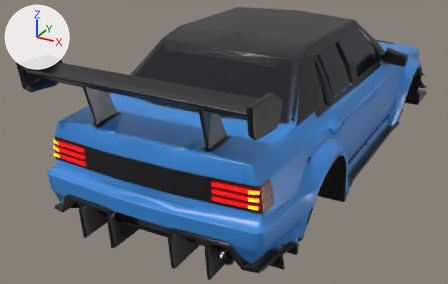
A saved change to the glTF model public/models/jdm.glb.
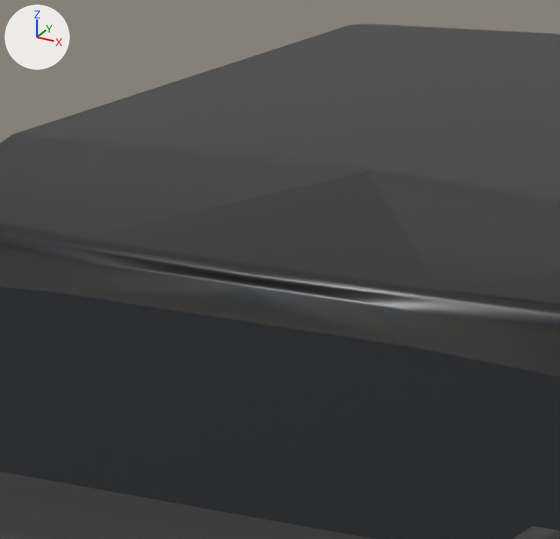
Each version appears first whole from a 50 mm lens placed at (2.076, -4.887, 1.84), pointed at (-0.326, -0.518, -0.344), and next in a close-up on the part from 40% to 61% of the width and 1% to 33% of the height. Lighting does not change. The marker at upper left points along +X, +Y and +Z. The older version's two pictures come first.

Objects in the first close-up: 'body'.
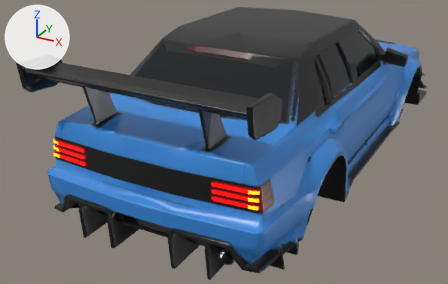
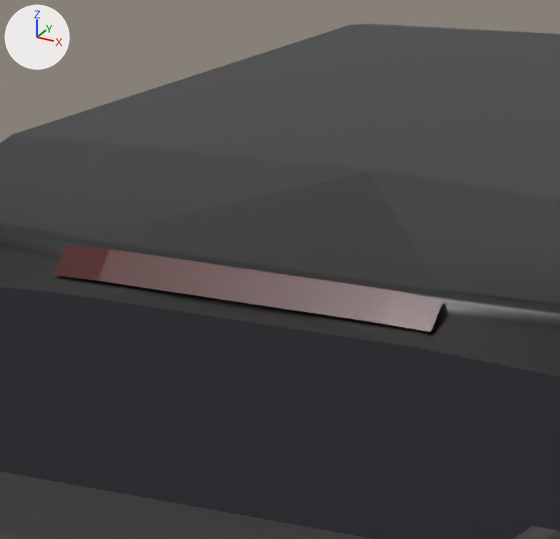
What differs and where, as boxes [x1, y1, x2, y2] in the close-ups (560 x 539 px):
'brake_C', added: after [53, 246, 443, 332]

Diff of the bpy script that builds the scene:
```diff
--- a/public/models/jdm.glb.py
+++ b/public/models/jdm.glb.py
@@ mat_lamp_brake @@
+mat_lamp_brake = principled_material('lamp_brake')
+mat_lamp_brake.base_color = (0.0685, 0.00182, 0.00182)  # dark red #4a0606
+mat_lamp_brake.roughness = 0.2
@@ me_brake_c @@
+me_brake_c.from_pydata([(-0.259, -1.17, 0.682), (-0.194, -1.172, 0.687), (-0.129, -1.172, 0.687), (-0.065, -1.172, 0.687), (0.0, -1.172, 0.687), (0.065, -1.172, 0.687), (0.129, -1.172, 0.687), (0.194, -1.172, 0.687), (0.259, -1.17, 0.682), (-0.259, -1.201, 0.653), (-0.194, -1.202, 0.654), (-0.129, -1.202, 0.654), (-0.065, -1.202, 0.654), (0.0, -1.202, 0.654), (0.065, -1.202, 0.654), (0.129, -1.202, 0.654), (0.194, -1.202, 0.654), (0.259, -1.201, 0.653)], [], [(0, 9, 10), (0, 10, 1), (1, 10, 11), (1, 11, 2), (2, 11, 12), (2, 12, 3), (3, 12, 13), (3, 13, 4), (4, 13, 14), (4, 14, 5), (5, 14, 15), (5, 15, 6), (6, 15, 16), (6, 16, 7), (7, 16, 17), (7, 17, 8)])
+me_brake_c.materials.append(mat_lamp_brake)  # dark red #4a0606
@@ ob_brake_c @@
+ob_brake_c = bpy.data.objects.new('brake_C', me_brake_c)
+ob_brake_c.location = (0.0, 0.0, 0.0)
```
